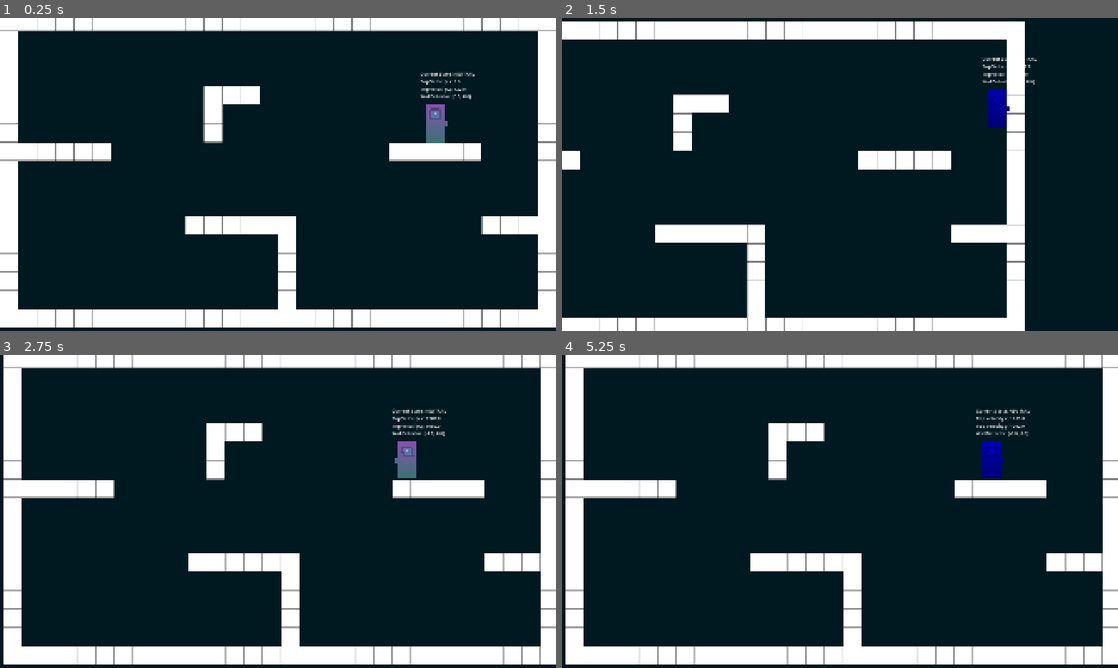
Above: before the commit, frames 1-4 (two rows, left to right).
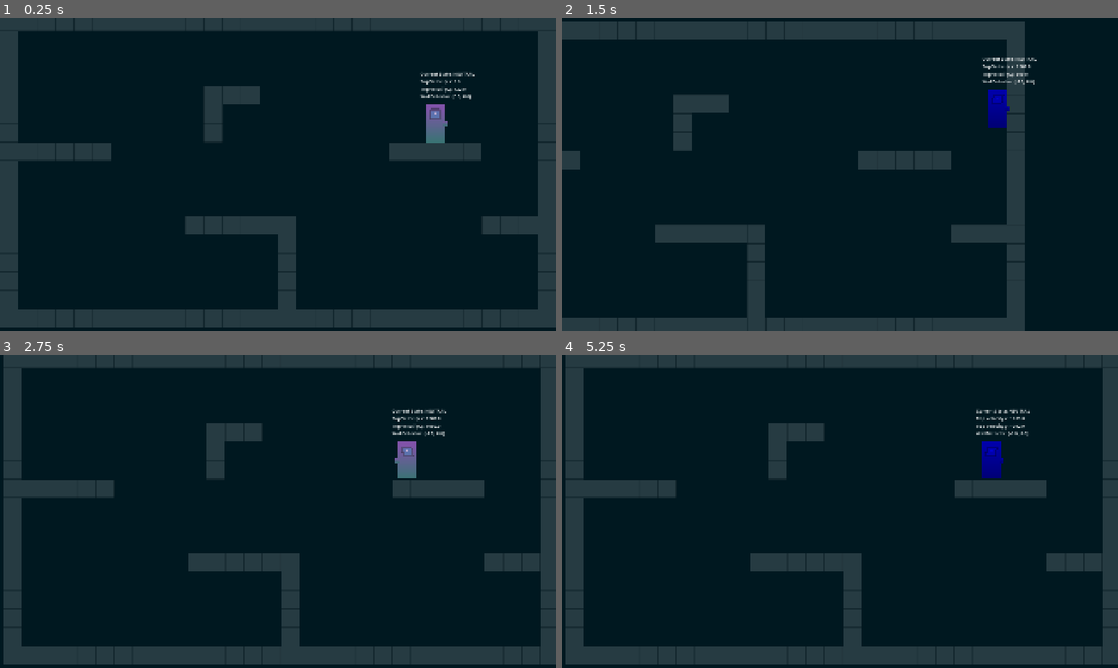
Above: after the commit, the same moments.

Repository: vexruna/the-nights
Game: Godot game, scene res://Scenes/game.tscn
Same seed, same stepped clock (60 frames per second), same inputs: the game is played once before the commit and once after it. The engine's default icon, where the game draws it, is replaced by a stand-in: a white triangle on a blue panel in a dark square.
Inputs:
- Up to frame 1 (0.25 s): no input
- Up to frame 2 (1.5 s): tap Enter at 0.5 s; hold D (action_right) from 0.53 s (still down); tap L (action_dash) at 0.6, 1.35 s; tap Space (action_jump) at 0.77 s
- Up to frame 3 (2.75 s): tap Space (action_jump) at 1.52 s; release D (action_right) at 2.03 s; hold A (action_left) from 2.03 s (still down); tap L (action_dash) at 2.1 s
- Up to frame 4 (5.25 s): release A (action_left) at 2.78 s; hold D (action_right) 2.78-4.28 s; tap L (action_dash) every 0.75 s from 2.85 to 5.1 s; tap Space (action_jump) at 3.02, 3.77, 4.52 s; hold A (action_left) 4.28-5.03 s; hold D (action_right) from 5.03 s (still down)

The runs differ from the first frame. In frame 1, 21% of the frame differs, in the area x 0-100%, y 0-99%; in frame 2, 16%; in frame 3, 21%; in frame 4, 21%.

Commit message:
Removed redundancy

Diff:
--- a/Scenes/game.tscn
+++ b/Scenes/game.tscn
@@ -2,7 +2,6 @@
 
 [ext_resource type="PackedScene" uid="uid://dkur6cgh0p7mm" path="res://Scenes/player.tscn" id="1_ebmjs"]
 [ext_resource type="Texture2D" uid="uid://c2uuje4tv1vub" path="res://Spritesheets/S-V2-R.svg" id="1_wrm1d"]
-[ext_resource type="Script" uid="uid://dje7cak11q1yq" path="res://Scripts/camera_2d.gd" id="2_qxrlw"]
 
 [sub_resource type="TileSetAtlasSource" id="TileSetAtlasSource_3dryh"]
 texture = ExtResource("1_wrm1d")
@@ -63,12 +62,14 @@
 [node name="Game" type="Node2D" unique_id=1963987925]
 
 [node name="TileMapLayer" type="TileMapLayer" parent="." unique_id=1311401045]
+modulate = Color(1, 1, 1, 0.15)
 tile_map_data = PackedByteArray("AAAAAAAAAAAAAAAAAAAAAAEAAAAAAAAAAAAAAAIAAAAAAAAAAAAAAAMAAAAAAAAAAAAAAAQAAAAAAAAAAAAAAA …(1808 unchanged characters)…
 tile_set = SubResource("TileSet_wowpa")
 
 [node name="Player" parent="." unique_id=1337883315 instance=ExtResource("1_ebmjs")]
 position = Vector2(1504, 342)
 collision_priority = 3.0
+dash_limit = 1
 metadata/_edit_group_ = true
 
 [node name="Camera2D" type="Camera2D" parent="Player" unique_id=1457849792]
@@ -78,7 +79,6 @@
 limit_bottom = 1100
 limit_smoothed = true
 position_smoothing_speed = 15.0
-script = ExtResource("2_qxrlw")
 
 [node name="StaticBody2D" type="StaticBody2D" parent="." unique_id=902878671]
 visible = false
--- a/Scenes/player.tscn
+++ b/Scenes/player.tscn
@@ -32,6 +32,7 @@
 [node name="Player" type="CharacterBody2D" unique_id=1337883315]
 collision_mask = 6
 script = ExtResource("1_v0iea")
+dash_limit = 3
 
 [node name="CollisionShape2D" type="CollisionShape2D" parent="." unique_id=1881230948]
 position = Vector2(0, 16)
--- a/Scripts/camera_2d.gd
+++ /dev/null
@@ -1,10 +0,0 @@
-extends Camera2D
-
-# Called when the node enters the scene tree for the first time.
-func _ready():
-	pass # Replace with function body.
-
-
-# Called every frame. 'delta' is the elapsed time since the previous frame.
-func _process(_delta):
-	pass
--- a/Scripts/player.gd
+++ b/Scripts/player.gd
@@ -8,8 +8,8 @@
 @export var DASH_SPEED := Vector2(1200, 800)
 
 var direction := Vector2()
-var dash_token = 1
-var dash_limit = 1
+@export var dash_token = 1
+@export var dash_limit = 1
 var topvelocity := Vector2(0.0, 0.0)
 var wall : Vector2
 var detection: Vector2
--- a/project.godot
+++ b/project.godot
@@ -26,11 +26,6 @@
 window/size/resizable=false
 window/size/borderless=true
 window/stretch/mode="canvas_items"
-
-[editor]
-
-version_control/plugin_name="GitPlugin"
-version_control/autoload_on_startup=true
 
 [input]
 
Not shown, removed: Scripts/camera_2d.gd.uid
Not shown, changed: export_presets.cfg
